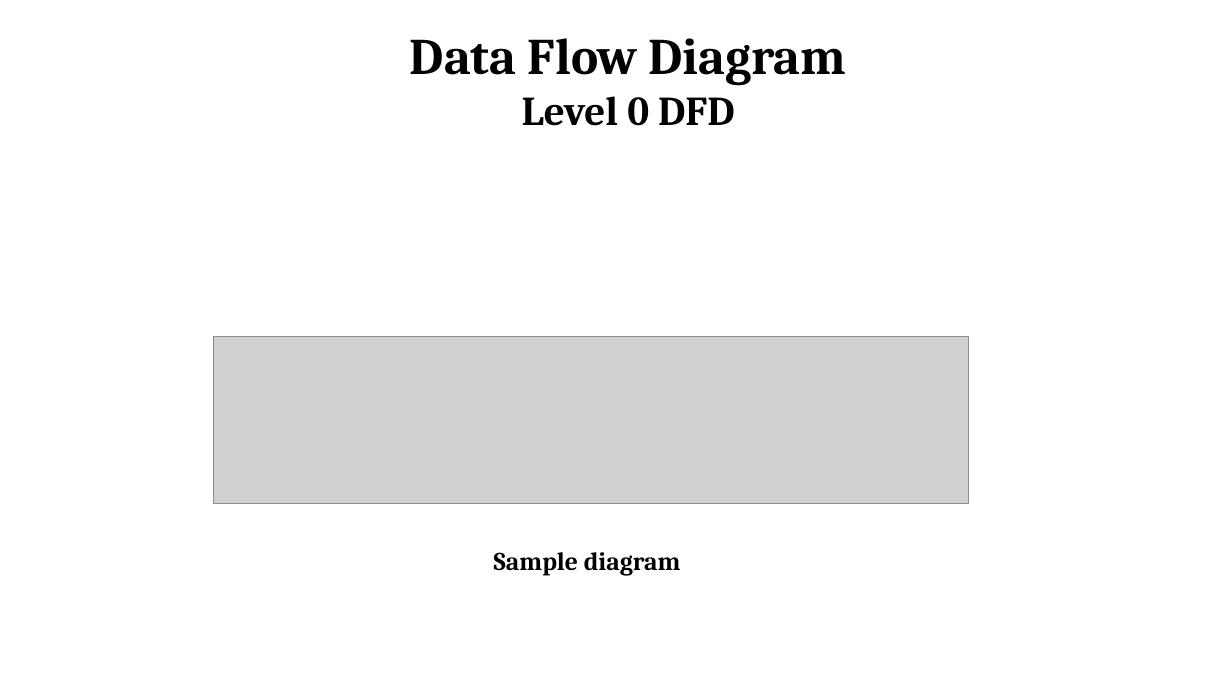
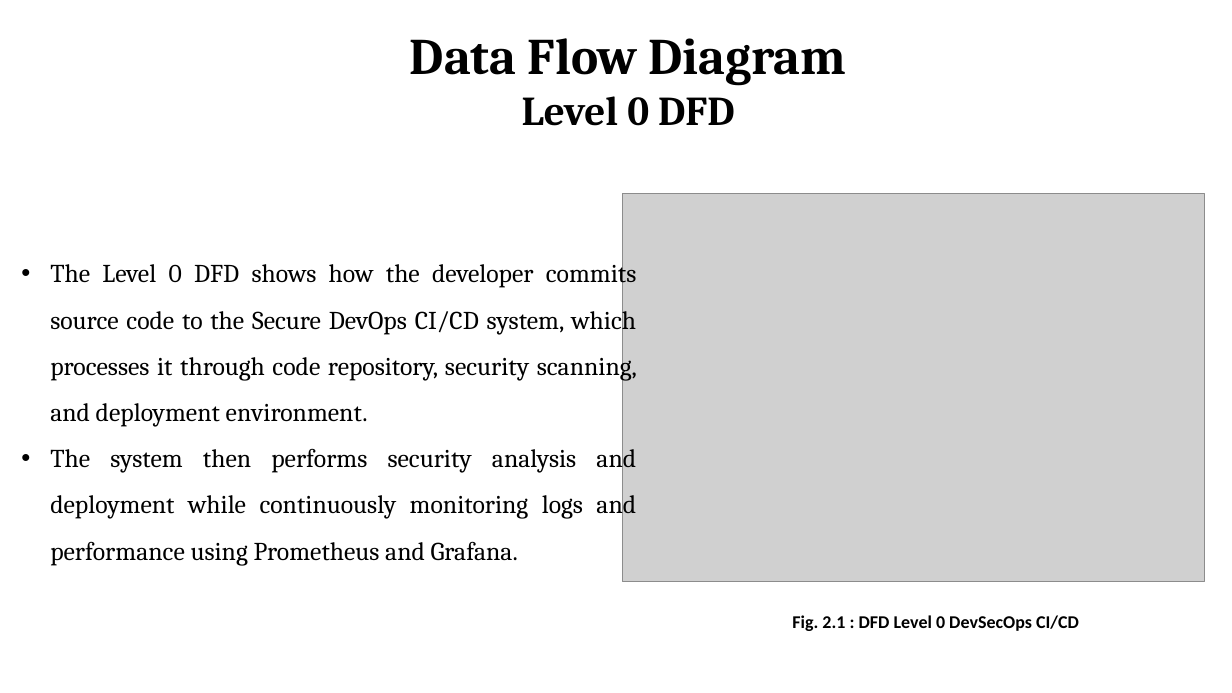
Before and after one commit to Shakthivelk24/DevSecOps-Documentation, a slide deck: slide 14 of Documentation/PPT/CSEP23605 Review 1.pptx (slide 12 before the commit). Drawn at 1232x693 pixels with LibreOffice and Linux fonts; fonts in the diff are those of the drawing; grey boxes stand for pictures; background and template pictures are left out. Boxes give left, top, right and bottom in pixels: in the first picture for what was removed or moved away, otherwise in the second. Text is boxed around its words. In the diff, an @@ line names an element or a change of style, - is before the commit and + after.

```diff
--- a/Documentation/PPT/CSEP23605 Review 1.pptx
+++ b/Documentation/PPT/CSEP23605 Review 1.pptx
@@ picture added at (x1=622, y1=194, x2=1204, y2=582) @@
@@ text added at (x1=50, y1=259, x2=637, y2=565), 20 pt, text #000000 @@
+• The Level 0 DFD shows how the developer commits source code to the Secure DevOps CI/CD system, which processes it through code repository, security scanning, and deployment environment.
+• The system then performs security analysis and deployment while continuously monitoring logs and performance using Prometheus and Grafana.
@@ picture removed at (x1=213, y1=336, x2=970, y2=504) @@
@@ text removed at (x1=494, y1=552, x2=681, y2=575) @@
-Sample diagram
@@ text added at (x1=792, y1=615, x2=1079, y2=631), 14 pt, text #000000, bold @@
+Fig. 2.1 : DFD Level 0 DevSecOps CI/CD
```
Also in this commit, not shown: 9 other slides changed, 8 slides added, 3 slides removed.
